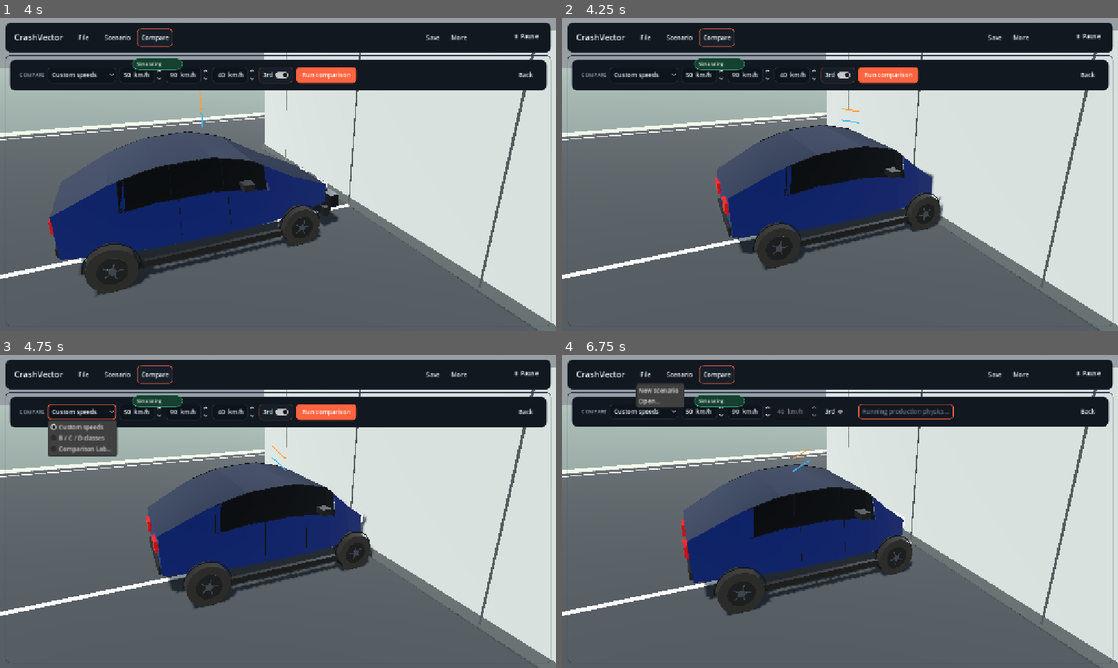
Above: before the commit, frames 1-4 (two rows, left to right).
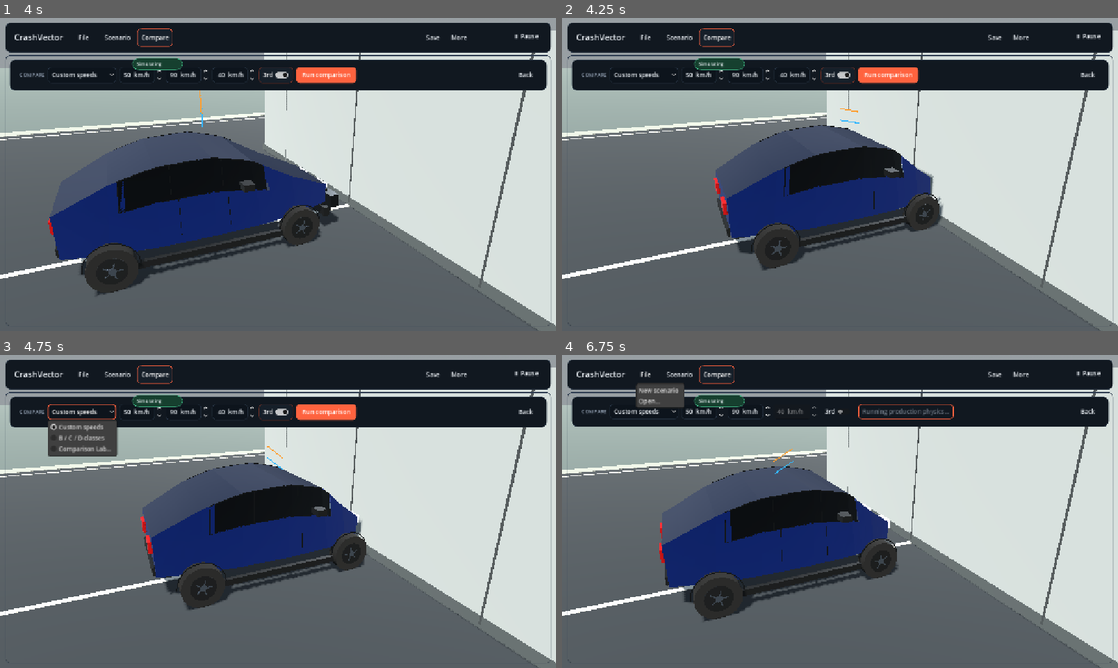
Above: after the commit, the same moments.

Repository: ArrowSK/crashvector
Game: Godot game, scene res://app/main.tscn
The game is run twice, just before and just after one commit, with the same random seed, the same clock (stepped at 60 frames per second) and the same inputs.
Inputs:
- Up to frame 1 (4 s): click "File" at 0.5 s; click "Scenario" at 1.25 s; click "Compare" at 2 s; click "More" at 2.75 s; click "▶ Run simulation" at 3.5 s
- Up to frame 2 (4.25 s): no input
- Up to frame 3 (4.75 s): click "Custom speeds" at 4.25 s
- Up to frame 4 (6.75 s): click "3rd" at 5 s; click "Run comparison" at 5.75 s; click "File" at 6.5 s

Frame 1 is identical in both runs. In frame 2, 0.6% of the frame differs, in the area x 27-69%, y 28-81%; in frame 3, 1.8%; in frame 4, 4.7%, in the area x 17-63%, y 29-86%.

Commit message:
m19: add lateral front crush probes for offset contacts [skip ci]

Diff:
--- a/src/vehicles/vehicle_rigid_chassis.gd
+++ b/src/vehicles/vehicle_rigid_chassis.gd
@@ -8,6 +8,7 @@
 var contact_samples: Array[Dictionary] = []
 var suspension_points: Array[Dictionary] = []
 var front_crush_probe: RayCast3D
+var front_crush_probes: Array[RayCast3D] = []
 var front_probe_rest_length_m: float = 0.0
 var front_probe_collider: Object
 var front_probe_contact_active: bool = false
@@ -31,6 +32,7 @@
 var peak_non_ground_contact_impulse_ns: float = 0.0
 var maximum_non_ground_contact_points: int = 0
 var maximum_non_ground_contact_span_m := Vector3.ZERO
+var maximum_non_ground_projected_span_xz_m2: float = 0.0
 
 func configure(
 	body_mass_kg: float,
@@ -84,22 +86,73 @@
 	extra_range_m: float = 0.20
 ) -> RayCast3D:
 	front_probe_rest_length_m = maxf(rest_length_m, 0.05)
-	front_crush_probe = RayCast3D.new()
-	front_crush_probe.name = "FrontCrushProbe"
-	front_crush_probe.position = local_mount_m
-	front_crush_probe.target_position = Vector3(front_probe_rest_length_m + maxf(extra_range_m, 0.02), 0.0, 0.0)
-	front_crush_probe.enabled = true
-	front_crush_probe.exclude_parent = true
-	add_child(front_crush_probe)
+	front_crush_probe = _make_front_crush_probe(
+		"FrontCrushProbe",
+		local_mount_m,
+		front_probe_rest_length_m,
+		extra_range_m
+	)
+	front_crush_probes.append(front_crush_probe)
 	return front_crush_probe
 
 # Compatibility bridge for the first M12 branch revision. The former box
 # sensor's rear face is exactly the firewall-side probe origin and its X size
 # is the undeformed crush-zone length, so preserve that call shape while using
-# the more reliable distance probe internally.
+# distance probes internally.
+#
+# M19 adds two lateral probes at the same longitudinal mount. The centre probe
+# remains the public compatibility handle, and centred impacts therefore retain
+# the same measured travel. The lateral probes only close the blind spot where a
+# genuine offset/oblique front contact overlaps one side of the car while the
+# historical centre-line ray passes beside the other vehicle. They do not create
+# collision impulses; Godot's rigid bodies remain authoritative for contact.
 func add_front_crush_sensor(size_m: Vector3, local_position_m: Vector3) -> RayCast3D:
 	var mount := local_position_m - Vector3(size_m.x * 0.5, 0.0, 0.0)
-	return add_front_crush_probe(mount, size_m.x, 0.22)
+	var primary := add_front_crush_probe(mount, size_m.x, 0.22)
+	var lateral_offset := maxf(size_m.z * 0.35, 0.0)
+	if lateral_offset > 0.05:
+		front_crush_probes.append(_make_front_crush_probe(
+			"FrontCrushProbeNegativeZ",
+			mount + Vector3(0.0, 0.0, -lateral_offset),
+			front_probe_rest_length_m,
+			0.22
+		))
+		front_crush_probes.append(_make_front_crush_probe(
+			"FrontCrushProbePositiveZ",
+			mount + Vector3(0.0, 0.0, lateral_offset),
+			front_probe_rest_length_m,
+			0.22
+		))
+	return primary
+
+func _make_front_crush_probe(
+	node_name: String,
+	local_mount_m: Vector3,
+	rest_length_m: float,
+	extra_range_m: float
+) -> RayCast3D:
+	var probe := RayCast3D.new()
+	probe.name = node_name
+	probe.position = local_mount_m
+	probe.target_position = Vector3(maxf(rest_length_m, 0.05) + maxf(extra_range_m, 0.02), 0.0, 0.0)
+	probe.enabled = true
+	probe.exclude_parent = true
+	add_child(probe)
+	return probe
+
+func set_front_crush_probe_mount_x(local_x_m: float) -> void:
+	# M13 can retreat the protected-cell front face during catastrophic collapse.
+	# Keep every M19 probe on that same authoritative face; the legacy public
+	# front_crush_probe reference continues to point at the centre ray.
+	for probe in front_crush_probes:
+		if probe == null:
+			continue
+		var probe_position := probe.position
+		probe_position.x = local_x_m
+		probe.position = probe_position
+
+func front_crush_probe_count() -> int:
+	return front_crush_probes.size()
 
 func add_suspension_point(
 	node_name: String,
@@ -147,6 +200,7 @@
 	peak_non_ground_contact_impulse_ns = 0.0
 	maximum_non_ground_contact_points = 0
 	maximum_non_ground_contact_span_m = Vector3.ZERO
+	maximum_non_ground_projected_span_xz_m2 = 0.0
 	freeze = false
 	sleeping = false
 
@@ -177,6 +231,7 @@
 		"peak": peak_non_ground_contact_manifold.duplicate(true),
 		"maximum_contact_points": maximum_non_ground_contact_points,
 		"maximum_span_local_m": maximum_non_ground_contact_span_m,
+		"maximum_projected_span_xz_m2": maximum_non_ground_projected_span_xz_m2,
 		"peak_total_impulse_ns": peak_non_ground_contact_impulse_ns,
 		"scope": "diagnostic_only_no_solver_feedback",
 	}
@@ -229,23 +284,29 @@
 func _update_front_crush_probe() -> void:
 	front_probe_contact_active = false
 	front_probe_collider = null
-	if front_crush_probe == null:
+	if front_crush_probes.is_empty():
 		return
-	front_crush_probe.force_raycast_update()
-	if not front_crush_probe.is_colliding():
-		return
-	var collider := front_crush_probe.get_collider()
-	var collider_name := StringName("")
-	if collider is Node:
-		collider_name = (collider as Node).name
-	if _is_ground_contact(collider_name):
-		return
-	var collision_distance := front_crush_probe.global_position.distance_to(front_crush_probe.get_collision_point())
-	var crush := maxf(front_probe_rest_length_m - collision_distance, 0.0)
-	front_probe_collider = collider
-	front_probe_contact_active = true
-	front_probe_contact_ever = true
-	maximum_front_probe_crush_m = maxf(maximum_front_probe_crush_m, crush)
+	var best_crush := -1.0
+	for probe in front_crush_probes:
+		if probe == null:
+			continue
+		probe.force_raycast_update()
+		if not probe.is_colliding():
+			continue
+		var collider := probe.get_collider()
+		var collider_name := StringName("")
+		if collider is Node:
+			collider_name = (collider as Node).name
+		if _is_ground_contact(collider_name):
+			continue
+		var collision_distance := probe.global_position.distance_to(probe.get_collision_point())
+		var crush := maxf(front_probe_rest_length_m - collision_distance, 0.0)
+		front_probe_contact_active = true
+		front_probe_contact_ever = true
+		maximum_front_probe_crush_m = maxf(maximum_front_probe_crush_m, crush)
+		if crush > best_crush:
+			best_crush = crush
+			front_probe_collider = collider
 
 func _integrate_forces(state: PhysicsDirectBodyState3D) -> void:
 	contact_samples.clear()
@@ -291,6 +352,10 @@
 			maxf(maximum_non_ground_contact_span_m.y, span.y),
 			maxf(maximum_non_ground_contact_span_m.z, span.z)
 		)
+		maximum_non_ground_projected_span_xz_m2 = maxf(
+			maximum_non_ground_projected_span_xz_m2,
+			float(manifold.get("projected_span_xz_m2", 0.0))
+		)
 		var total_impulse := float(manifold.get("total_impulse_ns", 0.0))
 		if total_impulse > peak_non_ground_contact_impulse_ns:
 			peak_non_ground_contact_impulse_ns = total_impulse
